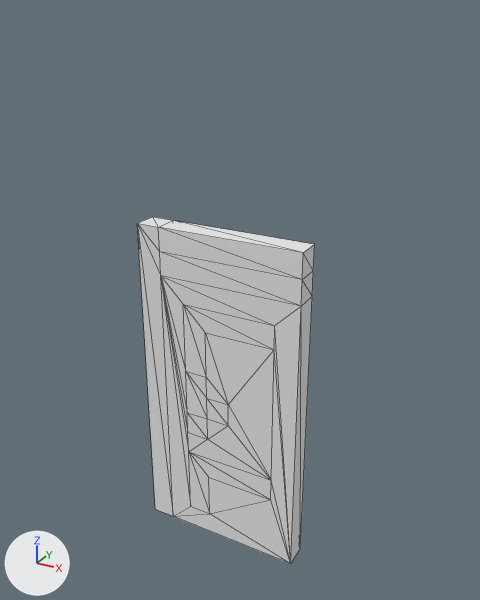
The OBJ model src/Assets/models/the_assassins/door1_right.obj, before and after one commit.
The view is the same before and after, from a 50 mm camera at (0.25, -3.98, 2.16) aimed at (-0.9, -1.91, 1.13). Arrows for +X, +Y and +Z are at lower left; the lights stay in place. Mesh edges are drawn as thin lines. Where no turn or scale is listed for an object, it has been applied to the vertices. Vertices at the same position are counted once.

The first picture shows 'Untitled'.
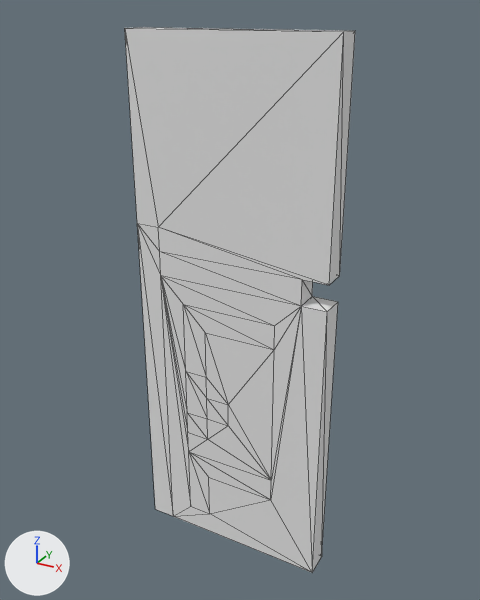
Boxes (x1, y1, x2, y2) around the edits, measured in the pictures (480 x 600 px; the box of a moved part takes in the faces that stretch with it):
'Untitled', reshaped (29% wider, 57% taller): before (137, 217, 315, 564); after (125, 27, 355, 572)
part 1 of me_untitled, moved or reshaped: before (138, 217, 315, 564); after (125, 27, 355, 572)

Patch to the scene script:
```diff
--- a/src/Assets/models/the_assassins/door1_right.obj.py
+++ b/src/Assets/models/the_assassins/door1_right.obj.py
@@ me_untitled @@
 # used by ob_untitled; location = (0.0, 0.0, 0.0)
-me_untitled.from_pydata(...)  # 58 vertices, 112 faces; spans x -1.3..-0.6, y -2.0..-1.9, z 0.0..1.4
+me_untitled.from_pydata(...)  # 64 vertices, 124 faces; spans x -1.3..-0.5, y -2.0..-1.9, z 0.0..2.1
+# me_untitled part 1
+# 4 vertices are removed from x -0.6, y -2.0..-1.9, z 0.0..1.4
+# 24 faces are deleted
+# 10 vertices are added at x -1.3..-0.5, y -2.0..-1.9, z 0.0..2.1
+# 36 new faces join them
 me_untitled.materials.append(mat_palette)
```
